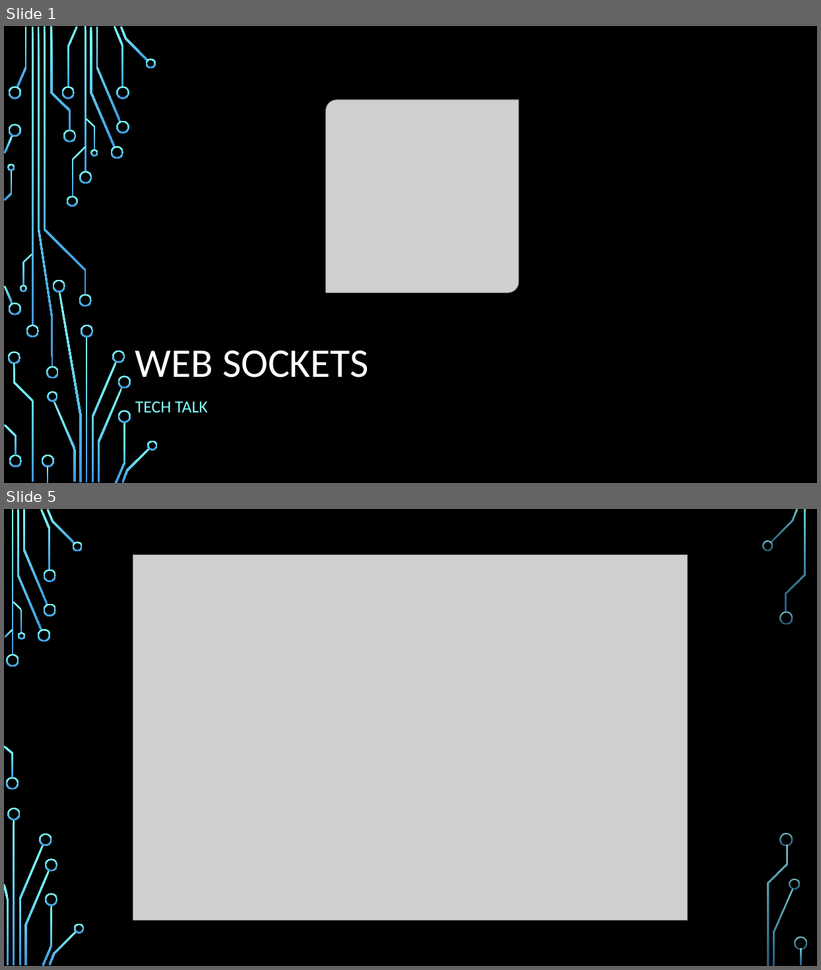
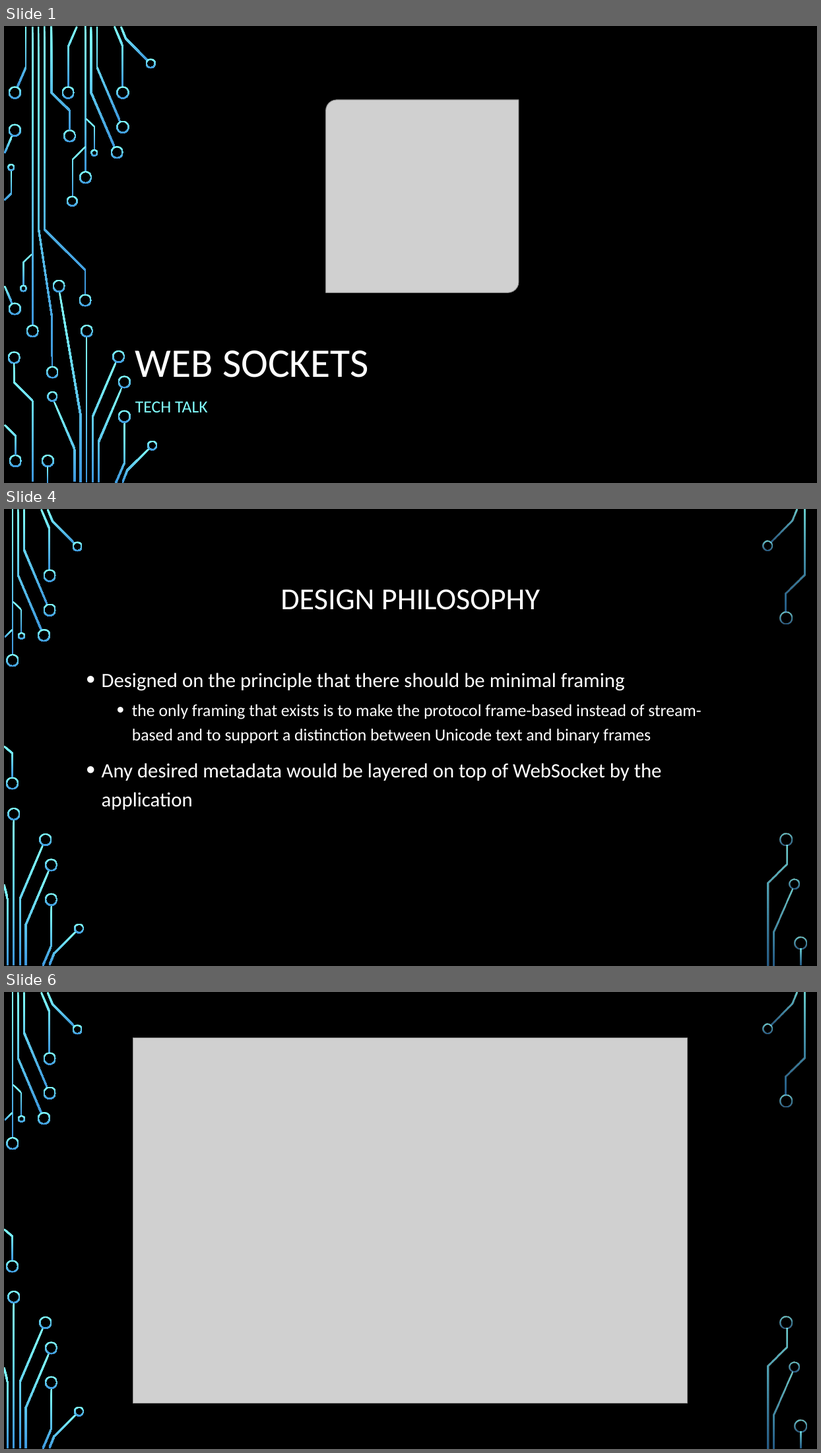
Before and after one commit to powelli13/web-socket-learn, a slide deck: WebSocketsPresentation.pptx. Shown one above the other, each under a label of ours: slides 1 and 5 before the commit, slides 1, 4 and 6 after it; the slides between them are not shown. The pictures are 821x970 and 821x1453 pixels, drawn with LibreOffice and Linux fonts; fonts in the diff are those of the drawing; grey boxes stand for pictures; background and template pictures are left out. Boxes give left, top, right and bottom in pixels: in the first picture for what was removed or moved away, otherwise in the second. Text is boxed around its words. In the diff, an @@ line names an element or a change of style, - is before the commit and + after.

```diff
--- a/WebSocketsPresentation.pptx
+++ b/WebSocketsPresentation.pptx
@@ slide 4 added at (4, 509, 817, 966), background picture (left out); not listed: 36 template elements that a slide beside it also shows @@
@@ title added at (281, 590, 540, 610), 36 pt, text #FFFFFF @@
+DESIGN PHILOSOPHY
@@ text added at (102, 673, 701, 810), 20 pt, text #FFFFFF @@
+• Designed on the principle that there should be minimal framing
+  • the only framing that exists is to make the protocol frame-based instead of stream-based and to support a distinction between Unicode text and binary frames
+• Any desired metadata would be layered on top of WebSocket by the application
@@ what was slide 5 is now slide 6 @@
```
Also in this commit, not shown: 2 slides changed, 2 other slides added, 1 slide removed, 1 other file.
